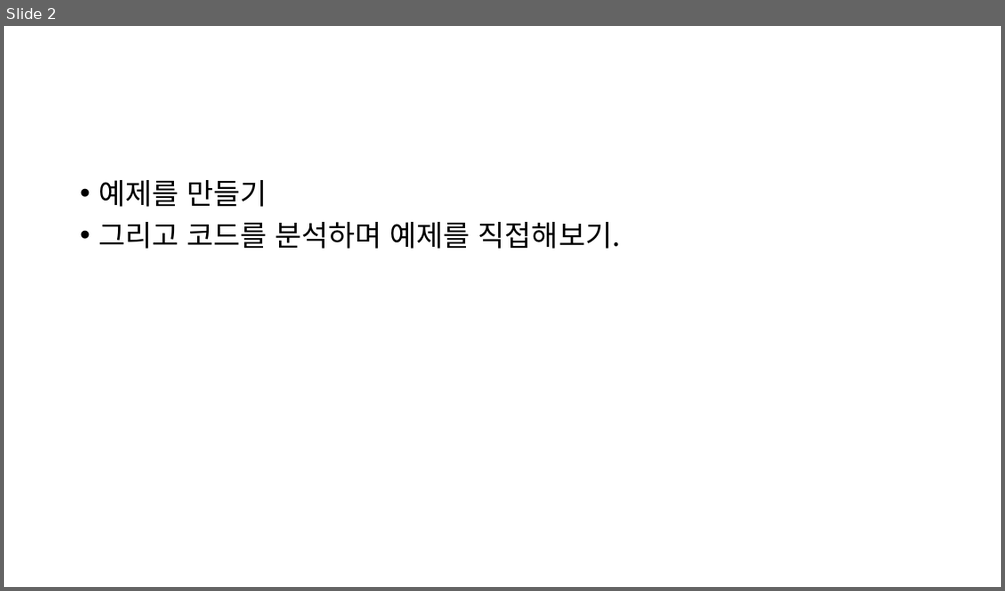
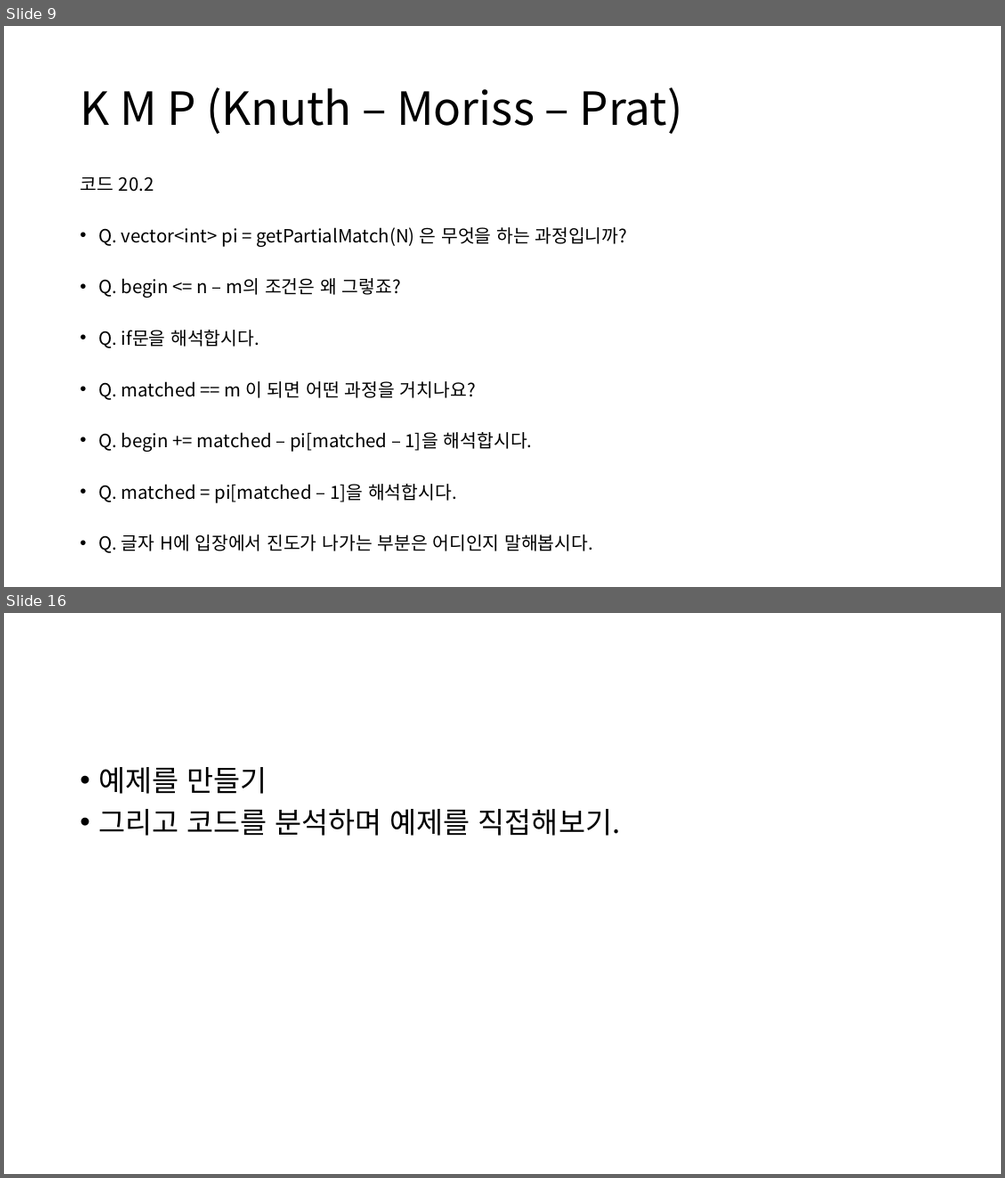
Before and after one commit to ALGOSOPT/algosopt, a slide deck: Chapter20/chapter20.pptx. Shown one above the other, each under a label of ours: slide 2 before the commit, slides 9 and 16 after it; the slides between them are not shown. The pictures are 1005x591 and 1005x1178 pixels, drawn with LibreOffice and Linux fonts; fonts in the diff are those of the drawing. Boxes give left, top, right and bottom in pixels: in the first picture for what was removed or moved away, otherwise in the second. Text is boxed around its words. In the diff, an @@ line names an element or a change of style, - is before the commit and + after.

```diff
--- a/Chapter20/chapter20.pptx
+++ b/Chapter20/chapter20.pptx
@@ slide 9 added at (4,26,1001,587), background #FFFFFF @@
@@ title added at (80,87,683,134), 44 pt, text #000000 @@
+K M P (Knuth – Moriss – Prat)
@@ text added at (80,176,628,553), 17.5 pt, text #000000 @@
+코드 20.2
+• Q. vector<int> pi = getPartialMatch(N) 은 무엇을 하는 과정입니까?
+• Q. begin <= n – m의 조건은 왜 그렇죠?
+• Q. if문을 해석합시다.
+• Q. matched == m 이 되면 어떤 과정을 거치나요?
+• Q. begin += matched – pi[matched – 1]을 해석합시다.
+• Q. matched = pi[matched – 1]을 해석합시다.
+• Q. 글자 H에 입장에서 진도가 나가는 부분은 어디인지 말해봅시다.
@@ what was slide 2 is now slide 16 @@
```
Also in this commit, not shown: 3 slides changed, 12 other slides added.
